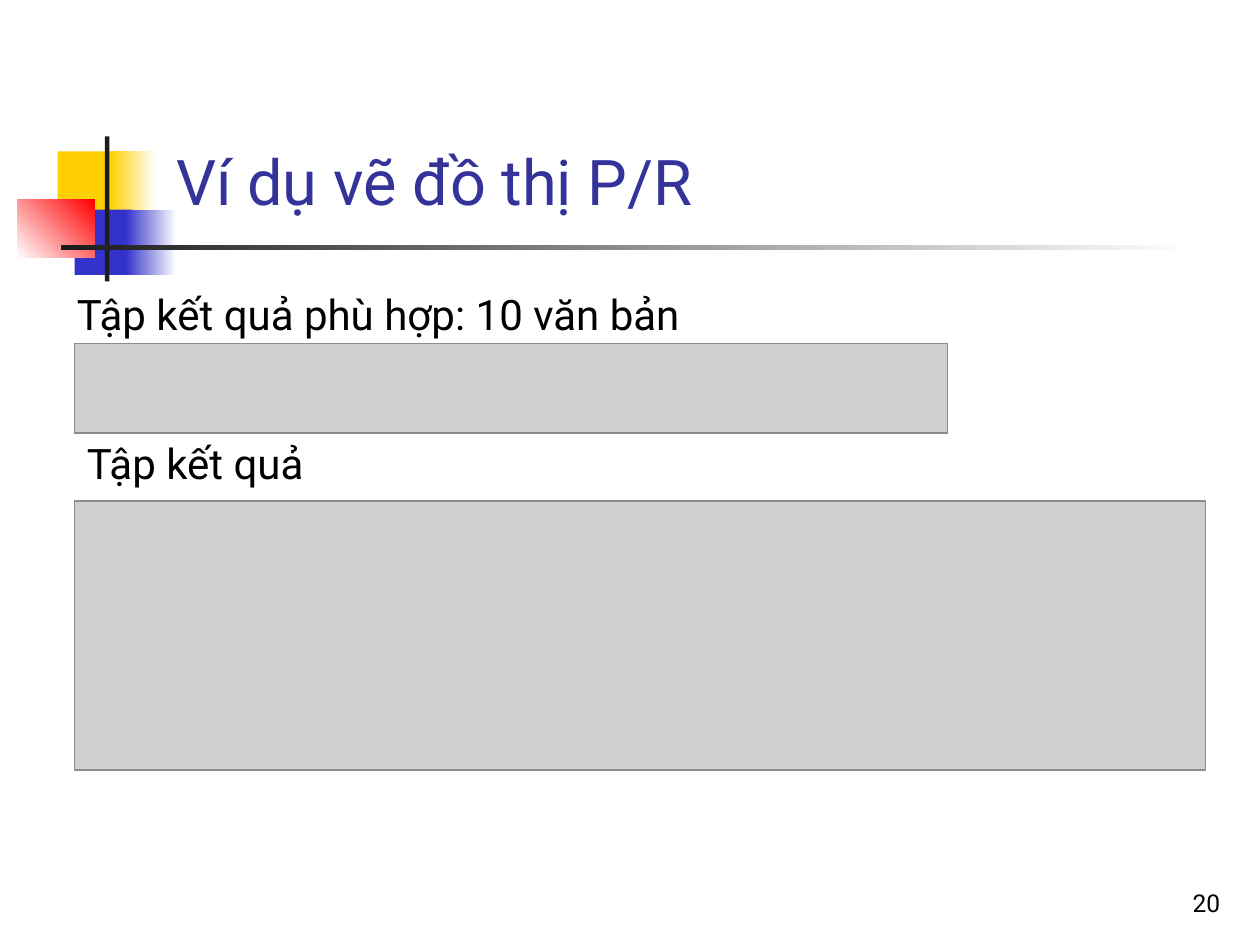
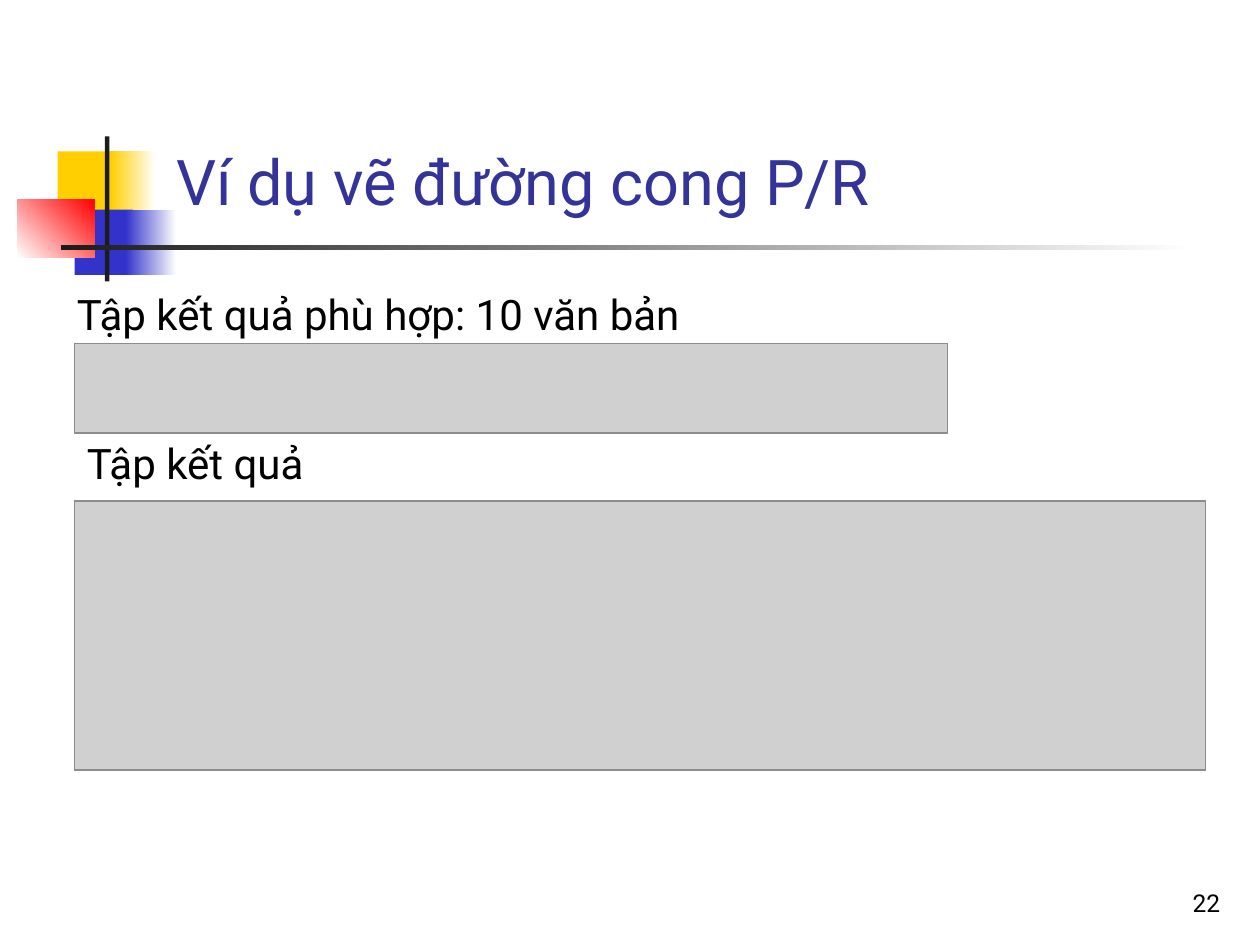
Before and after one commit to bangoc/IT4853, a slide deck: slide 22 of Bai 7 Đánh giá kết quả tìm kiếm_phần 1.pptx (slide 20 before the commit). Drawn at 1260x945 pixels with LibreOffice and Linux fonts; fonts in the diff are those of the drawing; grey boxes stand for pictures. Boxes give left, top, right and bottom in pixels: in the first picture for what was removed or moved away, otherwise in the second. Text is boxed around its words. In the diff, an @@ line names an element or a change of style, - is before the commit and + after.

```diff
--- a/Bai 7 Đánh giá kết quả tìm kiếm_phần 1.pptx
+++ b/Bai 7 Đánh giá kết quả tìm kiếm_phần 1.pptx
@@ title at [176,157,869,218]: text changed @@
-Ví dụ vẽ đồ thị P/R
+Ví dụ vẽ đường cong P/R
@@ page number at [1193,894,1221,912]: text changed @@
-20
+22
```
Also in this commit, not shown: 14 other slides changed, 4 slides added, 2 slides removed, 1 other file.
